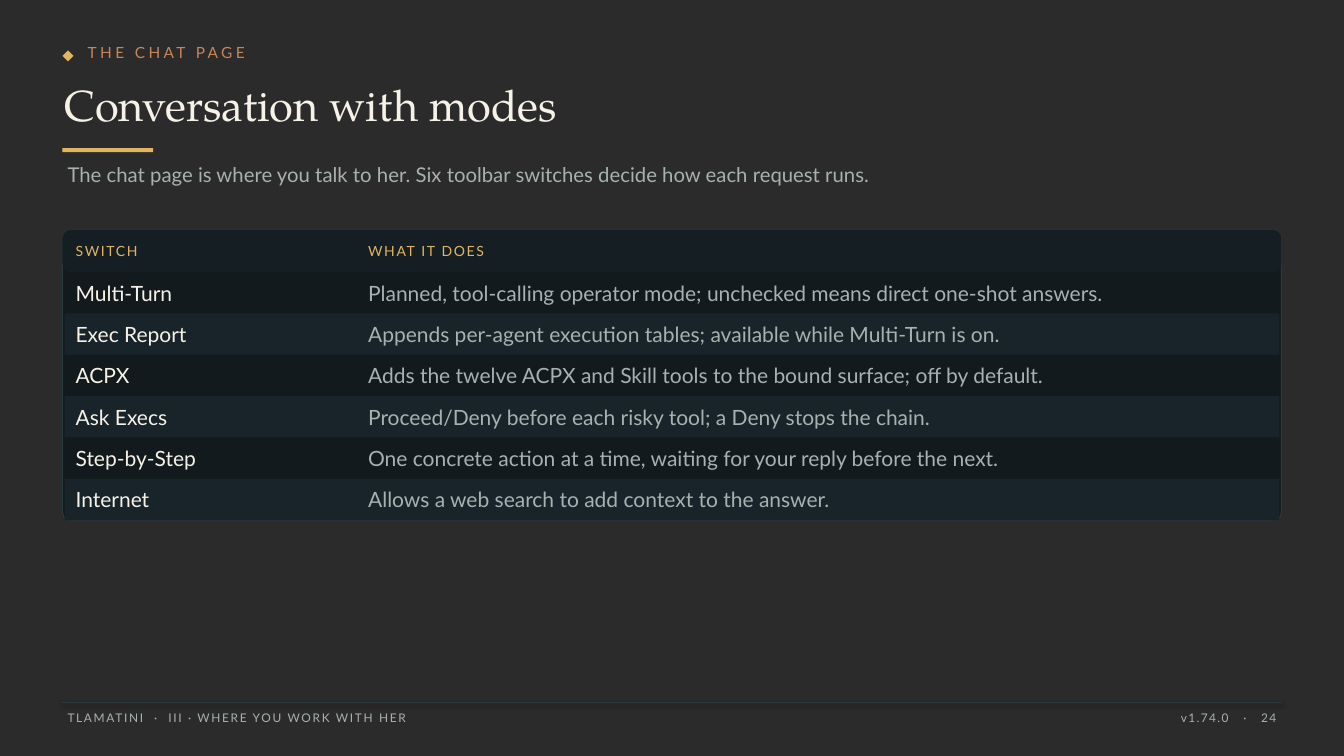
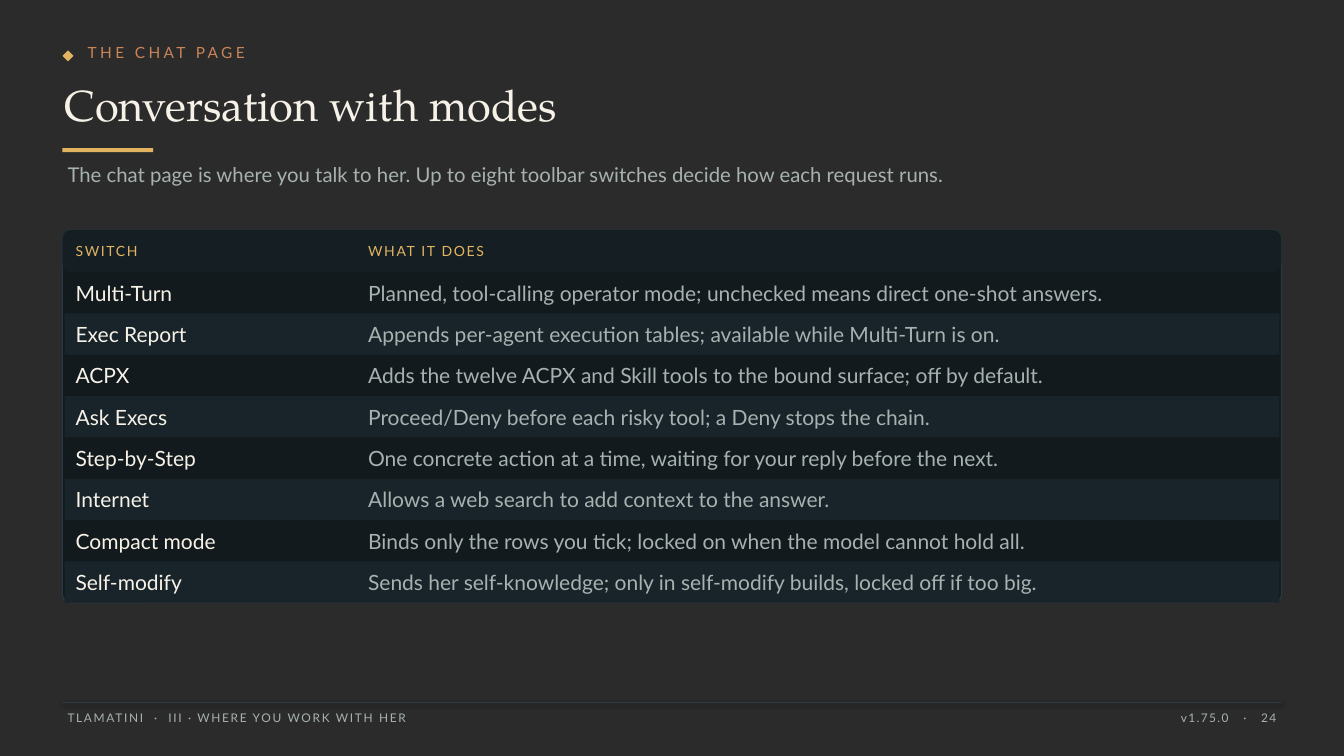
Before and after one commit to XAIHT/Tlamatini, a slide deck: slide 24 of Tlamatini_eXtended_Artificial_Intelligence_Humanly_Tempered.pptx. Drawn at 1344x756 pixels with LibreOffice and Linux fonts; fonts in the diff are those of the drawing; background and template pictures are left out; a plain dark background stands for a picture behind light text. Boxes give left, top, right and bottom in pixels: in the first picture for what was removed or moved away, otherwise in the second. Text is boxed around its words. In the diff, an @@ line names an element or a change of style, - is before the commit and + after.

```diff
--- a/Tlamatini_eXtended_Artificial_Intelligence_Humanly_Tempered.pptx
+++ b/Tlamatini_eXtended_Artificial_Intelligence_Humanly_Tempered.pptx
@@ text at bbox=[68, 167, 943, 186]: text changed @@
-The chat page is where you talk to her. Six toolbar switches decide how each request runs.
+The chat page is where you talk to her. Up to eight toolbar switches decide how each request runs.
@@ rounded rectangle: place and size @@
-rounded rectangle at bbox=[63, 230, 1281, 520]
+rounded rectangle at bbox=[63, 230, 1281, 603]
@@ rounded rectangle at bbox=[63, 230, 1281, 603]: proportions changed @@
@@ text added at bbox=[76, 533, 216, 553], 15 pt, text #F7F2E8 @@
+Compact mode
@@ text added at bbox=[368, 533, 1024, 553], 15 pt, text #A7B2B0 @@
+Binds only the rows you tick; locked on when the model cannot hold all.
@@ rectangle added at bbox=[65, 562, 1279, 603], fill #18242A @@
@@ text added at bbox=[76, 574, 182, 594], 15 pt, text #F7F2E8 @@
+Self-modify
@@ text added at bbox=[368, 574, 1037, 594], 15 pt, text #A7B2B0 @@
+Sends her self-knowledge; only in self-modify builds, locked off if too big.
@@ text at bbox=[1181, 713, 1276, 722]: text changed @@
-v1.74.0 · 24
+v1.75.0 · 24
```
Also in this commit, not shown: 130 other slides changed, 2 slides added, 1 slide removed, 32 other files.
